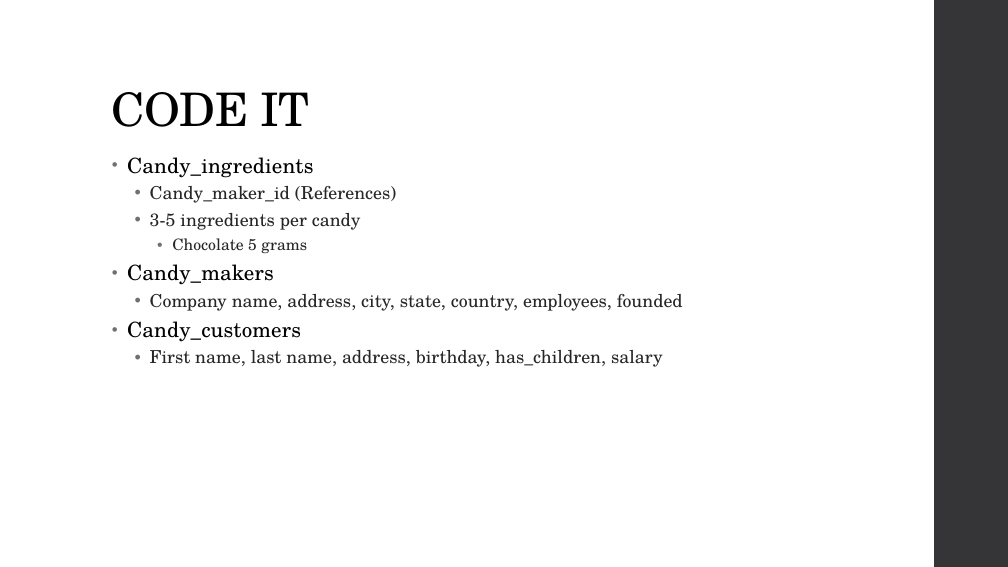
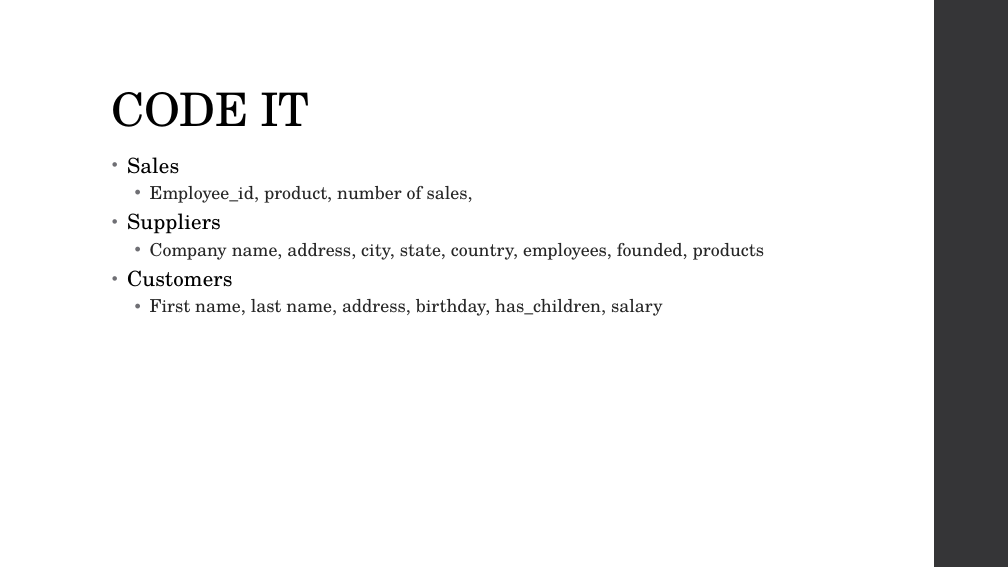
Before and after one commit to MGIS-UMN/GIS5577_week3, a slide deck: slide 28 of Database_Management.odp. Drawn at 1008x567 pixels with LibreOffice and Linux fonts; fonts in the diff are those of the drawing. Boxes give left, top, right and bottom in pixels: in the first picture for what was removed or moved away, otherwise in the second. Text is boxed around its words. In the diff, an @@ line names an element or a change of style, - is before the commit and + after.

Commit message:
Updated for 2024 - removed candy example

```diff
--- a/Database_Management.odp
+++ b/Database_Management.odp
@@ text at bbox=[127, 157, 764, 287]: text changed @@
-• Candy_ingredients
-  • Candy_maker_id (References)
-  • 3-5 ingredients per candy
-    • Chocolate 5 grams
-• Candy_makers
-  • Company name, address, city, state, country, employees, founded
-• Candy_customers
+• Sales
+  • Employee_id, product, number of sales,
+• Suppliers
+  • Company name, address, city, state, country, employees, founded, products
+• Customers
```
Also in this commit, not shown: 12 other slides changed.
